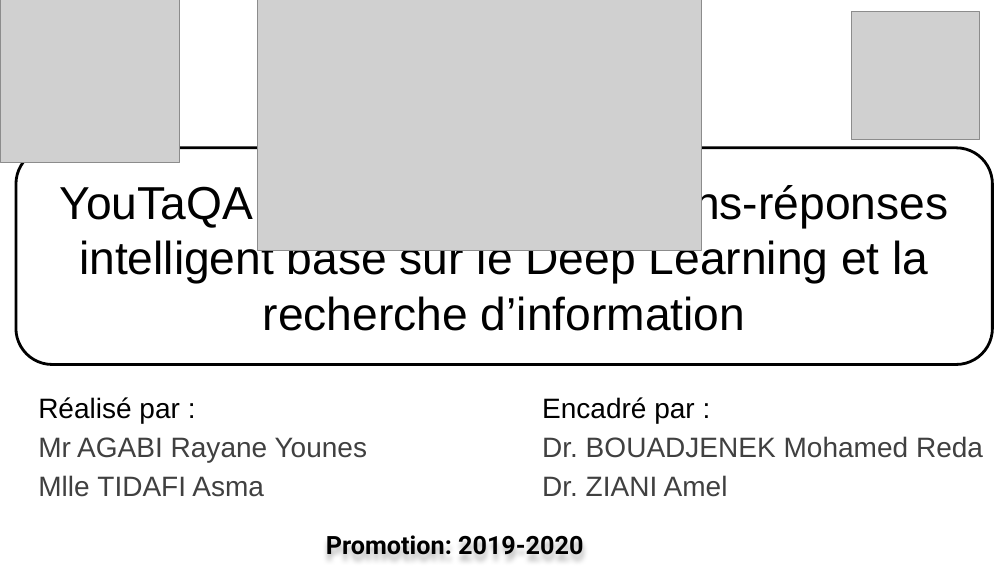
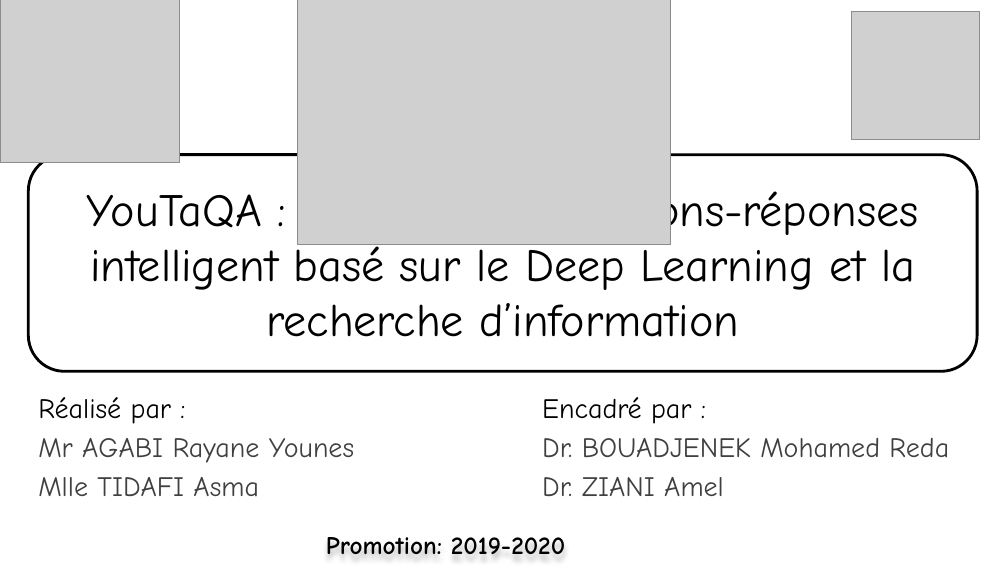
Before and after one commit to rbouadjenek/YouTaQA, a slide deck: slide 1 of Paper/présentation Soutenance Master AGABI & TIDAFI.pptx. Drawn at 1008x567 pixels with LibreOffice and Linux fonts; fonts in the diff are those of the drawing; grey boxes stand for pictures. Boxes give left, top, right and bottom in pixels: in the first picture for what was removed or moved away, otherwise in the second. Text is boxed around its words. In the diff, an @@ line names an element or a change of style, - is before the commit and + after.

```diff
--- a/Paper/présentation Soutenance Master AGABI & TIDAFI.pptx
+++ b/Paper/présentation Soutenance Master AGABI & TIDAFI.pptx
@@ picture: place and size @@
-picture at bbox=[258, 0, 702, 251]
+picture at bbox=[297, 0, 670, 245]
@@ font Arial to Comic Neue in 3 elements at bbox=[542, 397, 949, 496], bbox=[38, 397, 354, 496], bbox=[28, 154, 977, 371] @@
@@ rounded rectangle "YouTaQA : Système de questions-réponses ...": place and size @@
-rounded rectangle "YouTaQA : Système de questions-réponses ..." at bbox=[16, 148, 993, 365]
+rounded rectangle "YouTaQA : Système de questions-réponses ..." at bbox=[28, 154, 977, 371]
@@ text "Promotion: 2019-2020" at bbox=[326, 537, 565, 554]: font Roboto to Comic Neue @@
```
Also in this commit, not shown: 29 other slides changed, 1 slide added, 1 slide removed, 1 other file.
